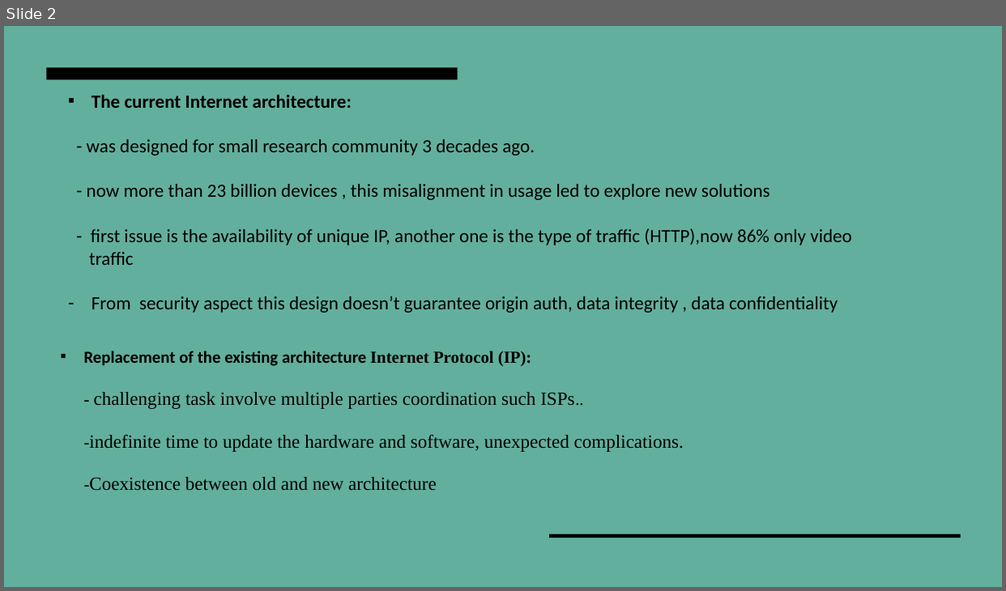
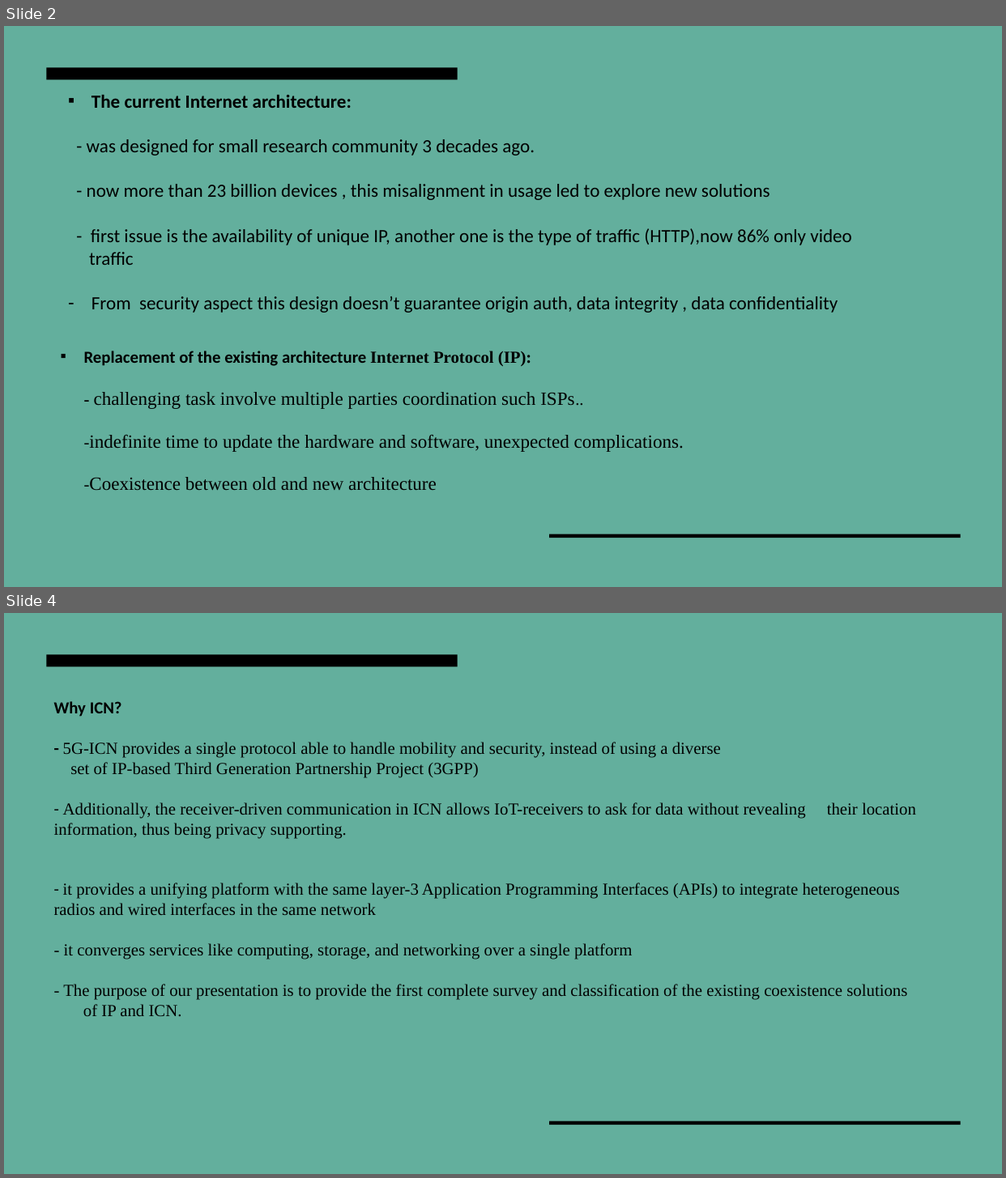
Before and after one commit to NazeerPD/CNS, a slide deck: ICN-IP Coexistence Solutions.pptx. Shown one above the other, each under a label of ours: slide 2 before the commit, slides 2 and 4 after it; the slides between them are not shown. The pictures are 1006x591 and 1006x1178 pixels, drawn with LibreOffice and Linux fonts; fonts in the diff are those of the drawing. Boxes give left, top, right and bottom in pixels: in the first picture for what was removed or moved away, otherwise in the second. Text is boxed around its words. In the diff, an @@ line names an element or a change of style, - is before the commit and + after.

```diff
--- a/ICN-IP Coexistence Solutions.pptx
+++ b/ICN-IP Coexistence Solutions.pptx
@@ slide 4 added at (4,613,1002,1174), background #FFFFFF @@
@@ rectangle added at (4,613,1002,1174), fill #63AF9D @@
@@ rectangle added at (47,655,458,667), fill #000000 @@
@@ title added at (54,701,907,1016), 16.2 pt, text #000000 @@
+Why ICN?
+- 5G-ICN provides a single protocol able to handle mobility and security, instead of using a diverse
+set of IP-based Third Generation Partnership Project (3GPP)
+- Additionally, the receiver-driven communication in ICN allows IoT-receivers to ask for data without revealing their location information, thus being privacy supporting.
+- it provides a unifying platform with the same layer-3 Application Programming Interfaces (APIs) to integrate heterogeneous radios and wired interfaces in the same network
+- it converges services like computing, storage, and networking over a single platform
+- The purpose of our presentation is to provide the first complete survey and classification of the existing coexistence solutions of IP and ICN.
@@ rectangle added at (550,1122,961,1125), fill #000000 @@
```
Also in this commit, not shown: 1 other slide added, 1 slide removed.
